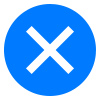
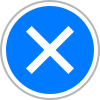
Before/after of a 100x100 layered artwork. What changed in the layer stack:
added layer "Ellipse 1 Kopie" above "Ellipse 1" over [left=0, top=0, right=100, bottom=100]
painted on "Ellipse 1" over [left=0, top=0, right=100, bottom=100]
